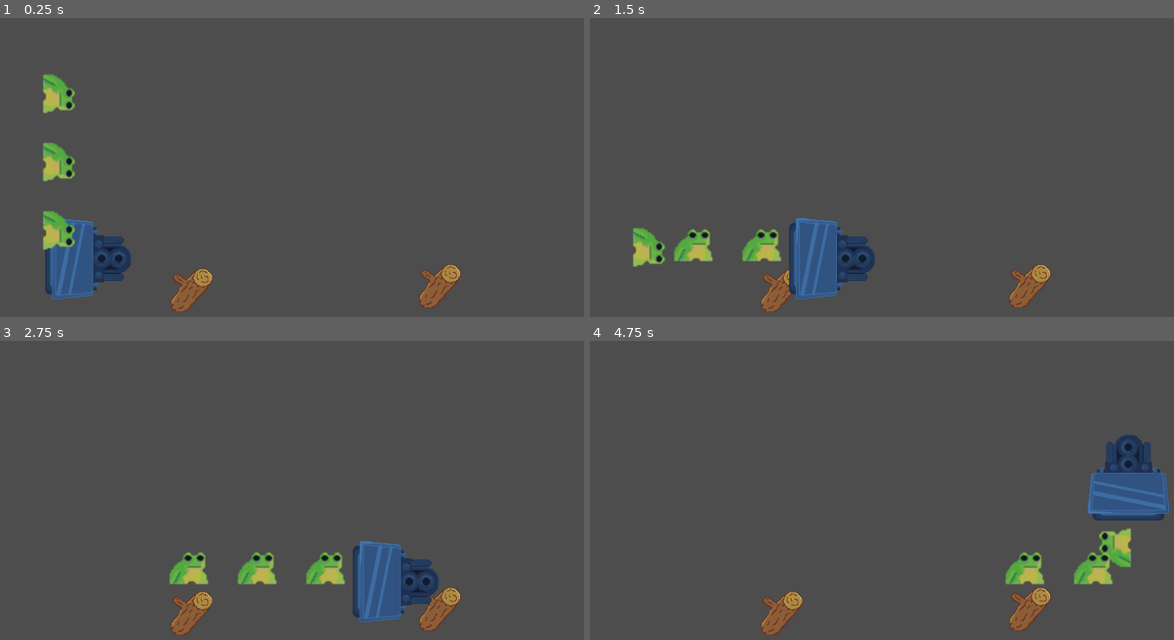
Above: before the commit, frames 1-4 (two rows, left to right).
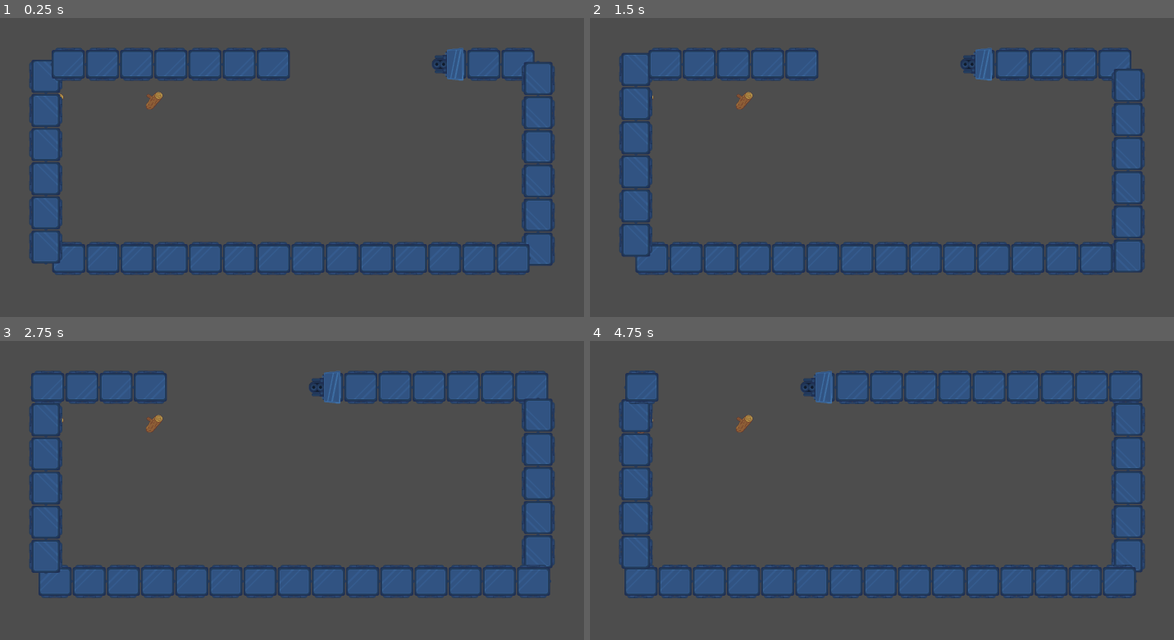
Above: after the commit, the same moments.

Repository: decadentpig/GMTK2025
Game: Godot game, scene res://scene.tscn
Same seed, same stepped clock (60 frames per second), same inputs: the game is played once before the commit and once after it.
Inputs (mouse positions are in pixels of both pictures, inside the frame that each line leads up to):
- Up to frame 1 (0.25 s): no input
- Up to frame 2 (1.5 s): move the mouse to (782, 290) at 0.52 s; click (782, 290) at 0.6 s; move the mouse to (1028, 287) at 1.27 s; click (1028, 287) at 1.35 s
- Up to frame 3 (2.75 s): move the mouse to (356, 403) at 2.02 s; click (356, 403) at 2.1 s
- Up to frame 4 (4.75 s): move the mouse to (846, 559) at 2.77 s; click (846, 559) at 2.85 s; move the mouse to (1080, 538) at 3.52 s; click (1080, 538) at 3.6 s; move the mouse to (683, 427) at 4.27 s; click (683, 427) at 4.35 s

The runs differ from the first frame. In frame 1, 24% of the frame differs, in the area x 5-95%, y 9-99%; in frame 2, 24%; in frame 3, 24%; in frame 4, 24%, in the area x 4-100%, y 9-99%.

Commit message:
Scaled up UI

Diff:
--- a/Scenes/carriage_prefab.tscn
+++ b/Scenes/carriage_prefab.tscn
@@ -1,7 +1,64 @@
-[gd_scene load_steps=4 format=3 uid="uid://l347tm24xgcu"]
+[gd_scene load_steps=12 format=3 uid="uid://l347tm24xgcu"]
 
 [ext_resource type="Script" uid="uid://mtmi1wy56j37" path="res://Scripts/carriage.gd" id="1_xuuo2"]
-[ext_resource type="Texture2D" uid="uid://bs483l5v3y0xs" path="res://Assets/Froggy.png" id="2_6imej"]
+[ext_resource type="Texture2D" uid="uid://cvh1nv80dvmx8" path="res://Assets/Train-Cart.png" id="2_xuuo2"]
+
+[sub_resource type="AtlasTexture" id="AtlasTexture_xuuo2"]
+atlas = ExtResource("2_xuuo2")
+region = Rect2(0, 0, 128, 128)
+
+[sub_resource type="AtlasTexture" id="AtlasTexture_6imej"]
+atlas = ExtResource("2_xuuo2")
+region = Rect2(128, 0, 128, 128)
+
+[sub_resource type="AtlasTexture" id="AtlasTexture_xwppi"]
+atlas = ExtResource("2_xuuo2")
+region = Rect2(256, 0, 128, 128)
+
+[sub_resource type="AtlasTexture" id="AtlasTexture_jloxc"]
+atlas = ExtResource("2_xuuo2")
+region = Rect2(384, 0, 128, 128)
+
+[sub_resource type="AtlasTexture" id="AtlasTexture_ddj5c"]
+atlas = ExtResource("2_xuuo2")
+region = Rect2(512, 0, 128, 128)
+
+[sub_resource type="AtlasTexture" id="AtlasTexture_jot1i"]
+atlas = ExtResource("2_xuuo2")
+region = Rect2(640, 0, 128, 128)
+
+[sub_resource type="AtlasTexture" id="AtlasTexture_hl1ui"]
+atlas = ExtResource("2_xuuo2")
+region = Rect2(768, 0, 128, 128)
+
+[sub_resource type="SpriteFrames" id="SpriteFrames_vekch"]
+animations = [{
+"frames": [{
+"duration": 1.0,
+"texture": SubResource("AtlasTexture_xuuo2")
+}, {
+"duration": 1.0,
+"texture": SubResource("AtlasTexture_6imej")
+}, {
+"duration": 1.0,
+"texture": SubResource("AtlasTexture_xwppi")
+}, {
+"duration": 1.0,
+"texture": SubResource("AtlasTexture_jloxc")
+}, {
+"duration": 1.0,
+"texture": SubResource("AtlasTexture_ddj5c")
+}, {
+"duration": 1.0,
+"texture": SubResource("AtlasTexture_jot1i")
+}, {
+"duration": 1.0,
+"texture": SubResource("AtlasTexture_hl1ui")
+}],
+"loop": true,
+"name": &"default",
+"speed": 5.0
+}]
 
 [sub_resource type="RectangleShape2D" id="RectangleShape2D_3253y"]
 size = Vector2(66, 265)
@@ -10,9 +67,9 @@
 rotation = 1.5708
 script = ExtResource("1_xuuo2")
 
-[node name="Sprite2D" type="Sprite2D" parent="."]
-scale = Vector2(2, 2)
-texture = ExtResource("2_6imej")
+[node name="AnimatedSprite2D" type="AnimatedSprite2D" parent="."]
+sprite_frames = SubResource("SpriteFrames_vekch")
+frame_progress = 0.35616
 
 [node name="Area2D" type="Area2D" parent="."]
 
--- a/Scripts/carriage.gd
+++ b/Scripts/carriage.gd
@@ -4,10 +4,13 @@
 var speed = 0
 var cargo: Cargo = Cargo.EMPTY
 
+@onready var sprite = get_node("AnimatedSprite2D")
+
 func _ready() -> void:
 	print_debug("Carriage Progress", progress)
 
 func _process(delta: float) -> void:
+	sprite.play("default")
 	progress += speed
 
 func _on_area_2d_body_entered(body: Node2D) -> void:
--- a/Scripts/train_manager.gd
+++ b/Scripts/train_manager.gd
@@ -1,7 +1,8 @@
 extends PathFollow2D
 
 const SPEED = 3
-const DEFAULT_CARRIAGES = 3
+const DEFAULT_CARRIAGES = 35
+const OFFSET = 125
 
 @onready var path2d = get_parent()
 @onready var carriage_prefab = preload("res://Scenes/carriage_prefab.tscn")
@@ -12,7 +13,7 @@
 		var carriage = carriage_prefab.instantiate()
 		path2d.add_child.call_deferred(carriage)
 		carriage.speed = SPEED
-		carriage.progress = progress - (100 * (n+1))
+		carriage.progress = progress - (OFFSET * (n+1))
 
 func _process(delta: float) -> void:
 	progress += SPEED
--- a/project.godot
+++ b/project.godot
@@ -17,8 +17,8 @@
 
 [display]
 
-window/size/viewport_width=960
-window/size/viewport_height=540
+window/size/viewport_width=2400
+window/size/viewport_height=1350
 window/stretch/mode="viewport"
 
 [input]
--- a/scene.tscn
+++ b/scene.tscn
@@ -8,7 +8,7 @@
 [sub_resource type="Curve2D" id="Curve2D_u3cyc"]
 bake_interval = 0.01
 _data = {
-"points": PackedVector2Array(0, 0, 0, 0, 120, 128, 0, 0, 0, 0, 120, 412, 0, 0, 0, 0, 840, 412, 0, 0, 0, 0, 840, 128, 0, 0, 0, 0, 120, 128)
+"points": PackedVector2Array(0, 0, 0, 0, 300, 320, 0, 0, 0, 0, 300, 1030, 0, 0, 0, 0, 2100, 1030, 0, 0, 0, 0, 2100, 320, 0, 0, 0, 0, 300, 320)
 }
 point_count = 5
 
@@ -27,7 +27,7 @@
 curve = SubResource("Curve2D_u3cyc")
 
 [node name="Train" type="PathFollow2D" parent="Path2D"]
-position = Vector2(120, 308.18)
+position = Vector2(300, 500.18)
 rotation = 1.5708
 progress = 180.18
 script = ExtResource("1_3253y")
Not shown, added: Assets/Train-Cart.png.import
